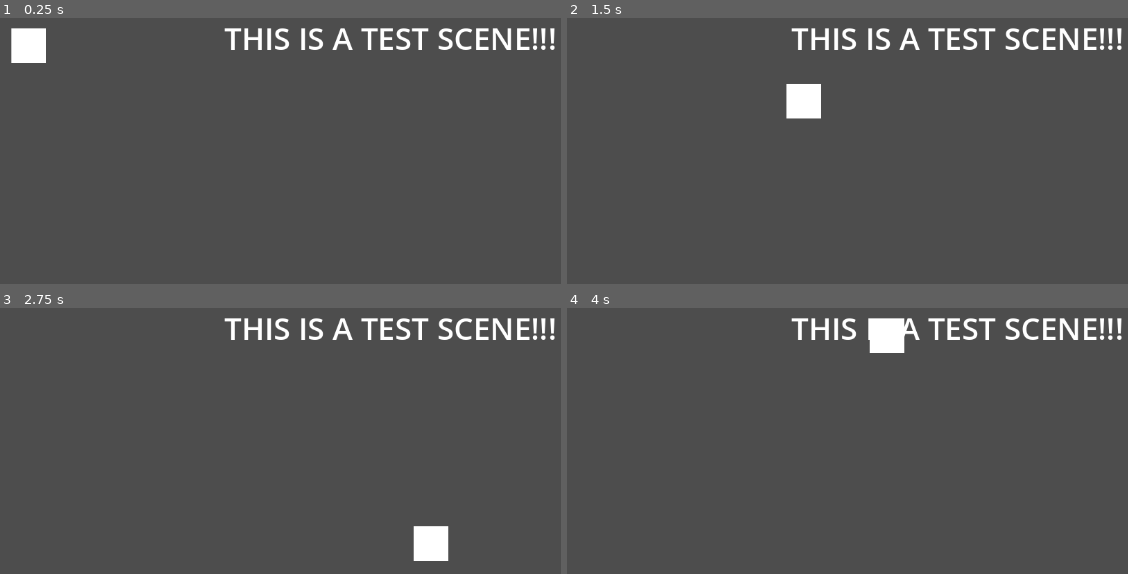
Above: before the commit, frames 1-4 (two rows, left to right).
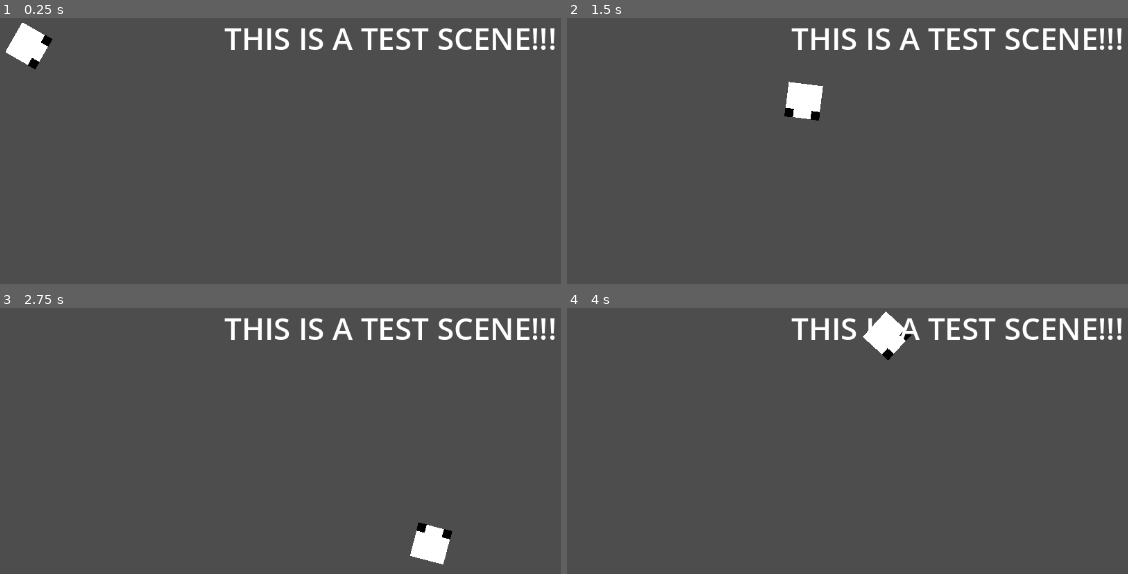
Above: after the commit, the same moments.

Repository: Thomson-Lam/LoJam24
Game: Godot game, scene res://Scenes/test_scene.tscn
Two runs of this game, one before a commit and one after it. Both use one fixed random seed, a clock stepped at 60 frames per second and the inputs below.
Inputs (mouse positions are in pixels of both pictures, inside the frame that each line leads up to):
- Up to frame 1 (0.25 s): no input
- Up to frame 2 (1.5 s): tap Enter at 0.5 s; move the mouse to (1116, 220) at 0.52 s; hold D (right) 0.53-1.28 s; move the mouse to (780, 265) at 1.27 s; hold S (down) from 1.28 s (still down)
- Up to frame 3 (2.75 s): move the mouse to (454, 433) at 2.02 s; release S (down) at 2.03 s; hold D (right) from 2.03 s (still down)
- Up to frame 4 (4 s): move the mouse to (outside the picture) at 2.77 s; release D (right) at 2.78 s; hold W (up) 2.78-3.53 s; move the mouse to (outside the picture) at 3.52 s; hold A (left) from 3.53 s (still down)

The runs differ from the first frame. In frame 1, 0.3% of the frame differs, in the area x 1-10%, y 1-20%; in frame 2, 0.2%; in frame 3, 0.3%; in frame 4, 0.3%.

Commit message:
Player Movement and Looks at mouse

Diff:
--- a/LoJam24Game/Scenes/test_scene.tscn
+++ b/LoJam24Game/Scenes/test_scene.tscn
@@ -29,3 +29,15 @@
 
 [node name="Sprite2D" type="Sprite2D" parent="CharacterBody2D"]
 texture = ExtResource("2_2y6g5")
+
+[node name="LeftEye" type="Sprite2D" parent="CharacterBody2D/Sprite2D"]
+modulate = Color(0, 0, 0, 1)
+position = Vector2(6.12903, -6.12903)
+scale = Vector2(0.251613, 0.251613)
+texture = ExtResource("2_2y6g5")
+
+[node name="RightEye" type="Sprite2D" parent="CharacterBody2D/Sprite2D"]
+modulate = Color(0, 0, 0, 1)
+position = Vector2(6.12903, 6.12903)
+scale = Vector2(0.251613, 0.251613)
+texture = ExtResource("2_2y6g5")
--- a/LoJam24Game/Scripts/PlayerMovement.gd
+++ b/LoJam24Game/Scripts/PlayerMovement.gd
@@ -2,7 +2,10 @@
 
 var speed = 400  # speed in pixels/sec
 var direction
+var mousePos = Vector2(0, 0)
 
-func _process(delta):
+func _physics_process(delta):
+	mousePos = get_global_mouse_position()
+	look_at(mousePos)
 	direction = Input.get_vector("left", "right", "up", "down")
 	position += speed * delta * direction
--- a/LoJam24Game/project.godot
+++ b/LoJam24Game/project.godot
@@ -54,3 +54,7 @@
 "events": [Object(InputEventMouseButton,"resource_local_to_scene":false,"resource_name":"","device":-1,"window_id":0,"a …(258 unchanged characters)…
 ]
 }
+thomson={
+"deadzone": 0.5,
+"events": []
+}
